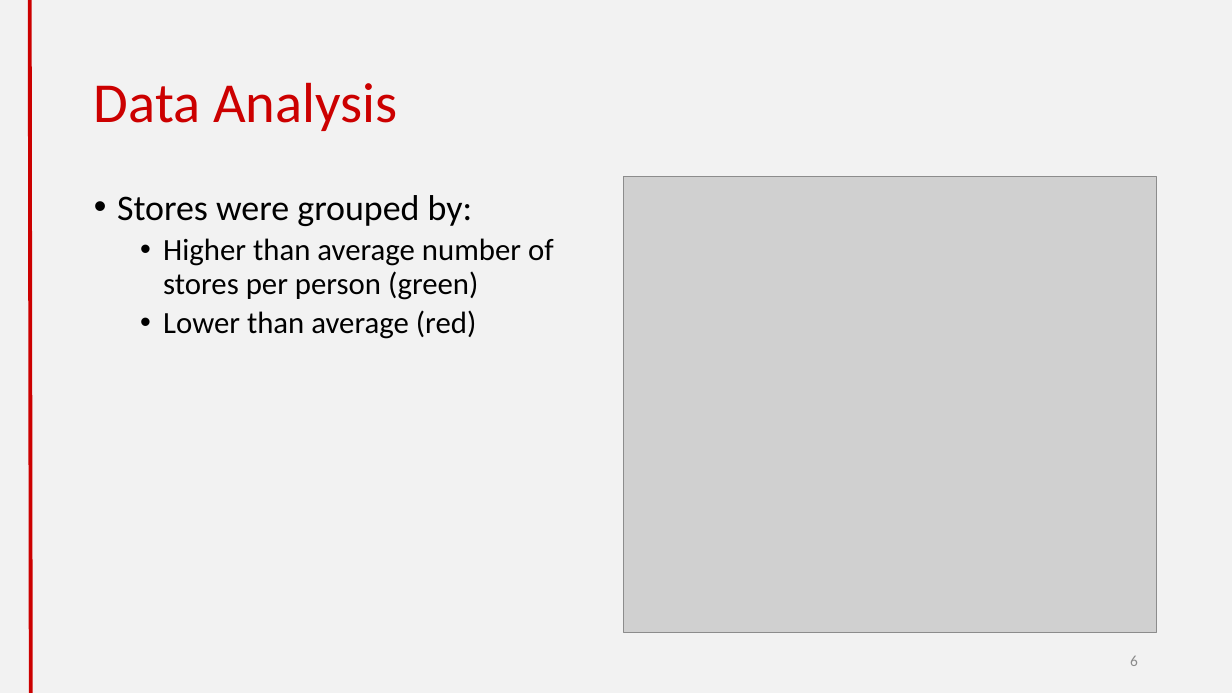
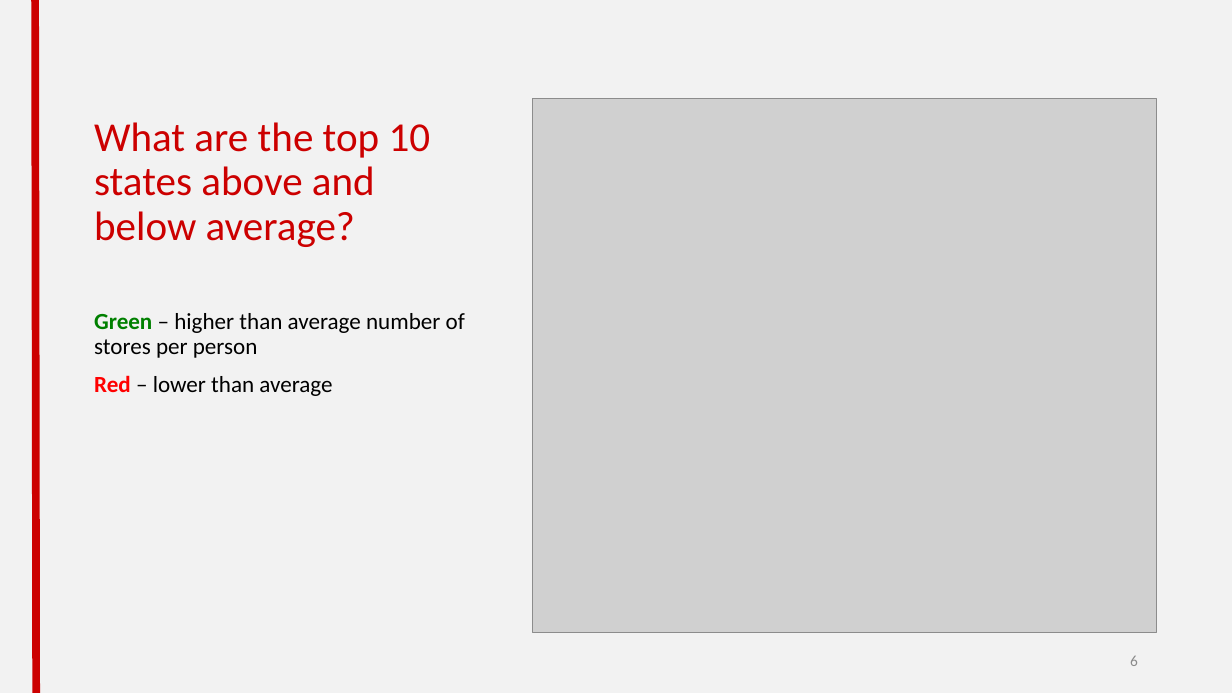
Before and after one commit to cheetahskita/dsa-projects, a slide deck: slide 6 of 1-web-scraping/Web Scraping Project.pptx. Drawn at 1232x693 pixels with LibreOffice and Linux fonts; fonts in the diff are those of the drawing; grey boxes stand for pictures. Boxes give left, top, right and bottom in pixels: in the first picture for what was removed or moved away, otherwise in the second. Text is boxed around its words. In the diff, an @@ line names an element or a change of style, - is before the commit and + after.

Commit message:
updated color palate on slides

```diff
--- a/1-web-scraping/Web Scraping Project.pptx
+++ b/1-web-scraping/Web Scraping Project.pptx
@@ line moved from (30, 0) - (30, 693) to (35, 0) - (36, 693) @@
@@ line (35, 0) - (36, 693): stroke #CC0000 3 pt to #CC0000 6 pt @@
@@ title "What are the top 10 ..." at box(94, 122, 431, 247): vertical alignment middle to bottom @@
@@ picture: place and size @@
-picture at box(624, 177, 1157, 632)
+picture at box(532, 98, 1156, 632)
@@ title at box(94, 122, 431, 247): text changed; size 44 to 32 pt @@
-Data Analysis
+What are the top 10 states above and below average?
@@ text at box(94, 313, 465, 396): text changed; size 24 to 18 pt @@
-• Stores were grouped by:
-  • Higher than average number of stores per person (green)
-  • Lower than average (red)
+Green – higher than average number of stores per person
+Red – lower than average
```
Also in this commit, not shown: 9 other slides changed, 3 slides added, 2 slides removed, 1 other file.
